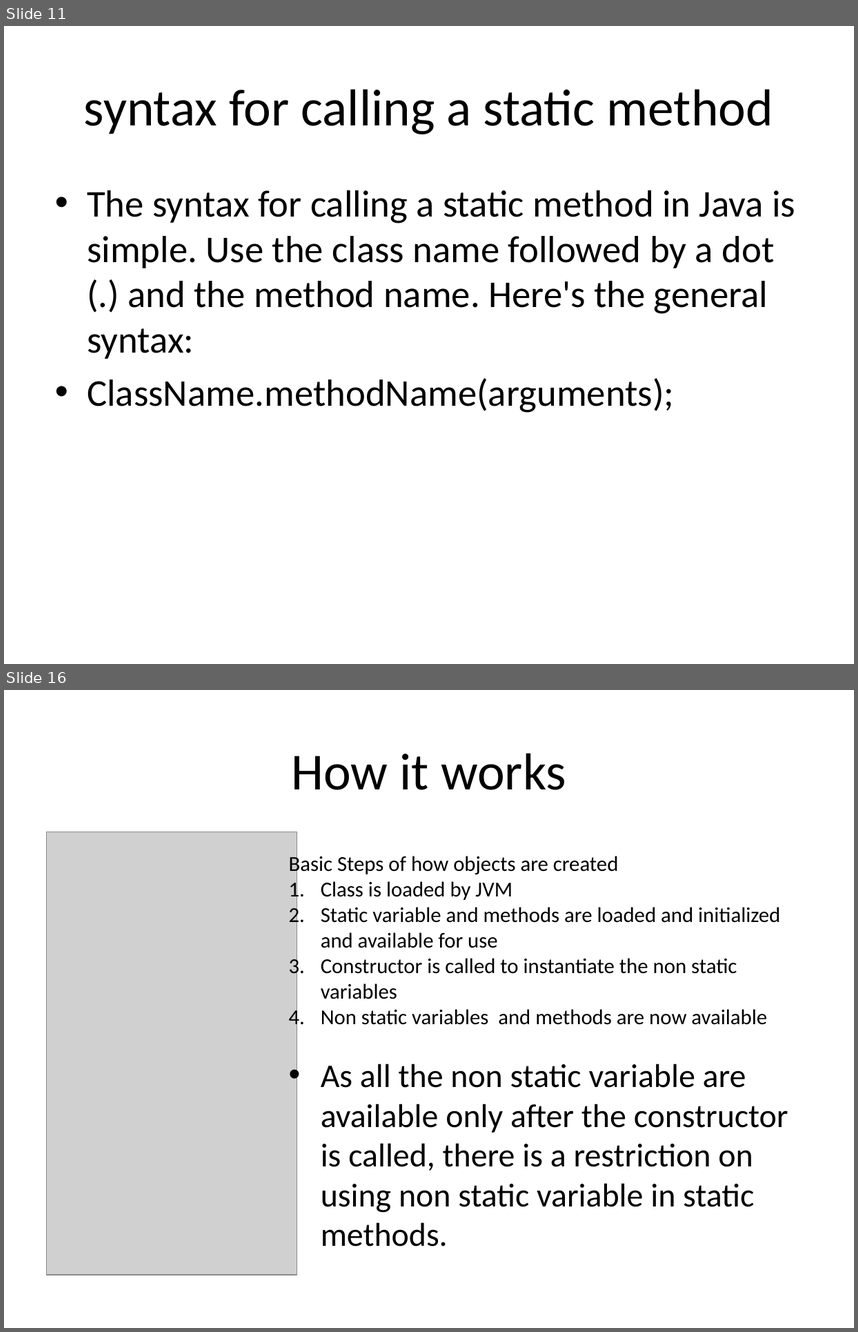
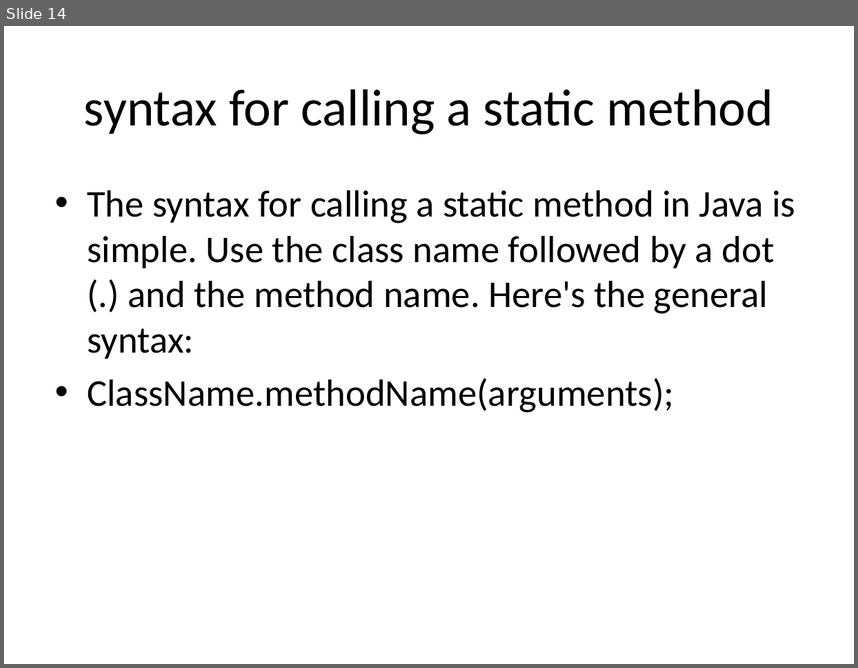
Before and after one commit to devipriyak/23-batch-III-SEM-JAVA, a slide deck: Static Keyword.pptx. Shown one above the other, each under a label of ours: slides 11 and 16 before the commit, slide 14 after it; the slides between them are not shown. The pictures are 858x1332 and 858x668 pixels, drawn with LibreOffice and Linux fonts; fonts in the diff are those of the drawing; grey boxes stand for pictures. Boxes give left, top, right and bottom in pixels: in the first picture for what was removed or moved away, otherwise in the second. Text is boxed around its words. In the diff, an @@ line names an element or a change of style, - is before the commit and + after.

```diff
--- a/Static Keyword.pptx
+++ b/Static Keyword.pptx
@@ slide 16 removed at <box>4,690,854,1328</box>, background #FFFFFF @@
@@ title removed at <box>291,753,566,790</box> @@
-How it works
@@ picture removed at <box>47,832,297,1275</box> @@
@@ text removed at <box>289,853,789,1246</box> @@
-Basic Steps of how objects are created
-1. Class is loaded by JVM
-2. Static variable and methods are loaded and initialized and available for use
-3. Constructor is called to instantiate the non static variables
-4. Non static variables and methods are now available
-• As all the non static variable are available only after the constructor is called, there is a restriction on using non static variable in static methods.
@@ what was slide 11 is now slide 14 @@
```
Also in this commit, not shown: 6 slides changed, 3 slides added, 2 other slides removed.
